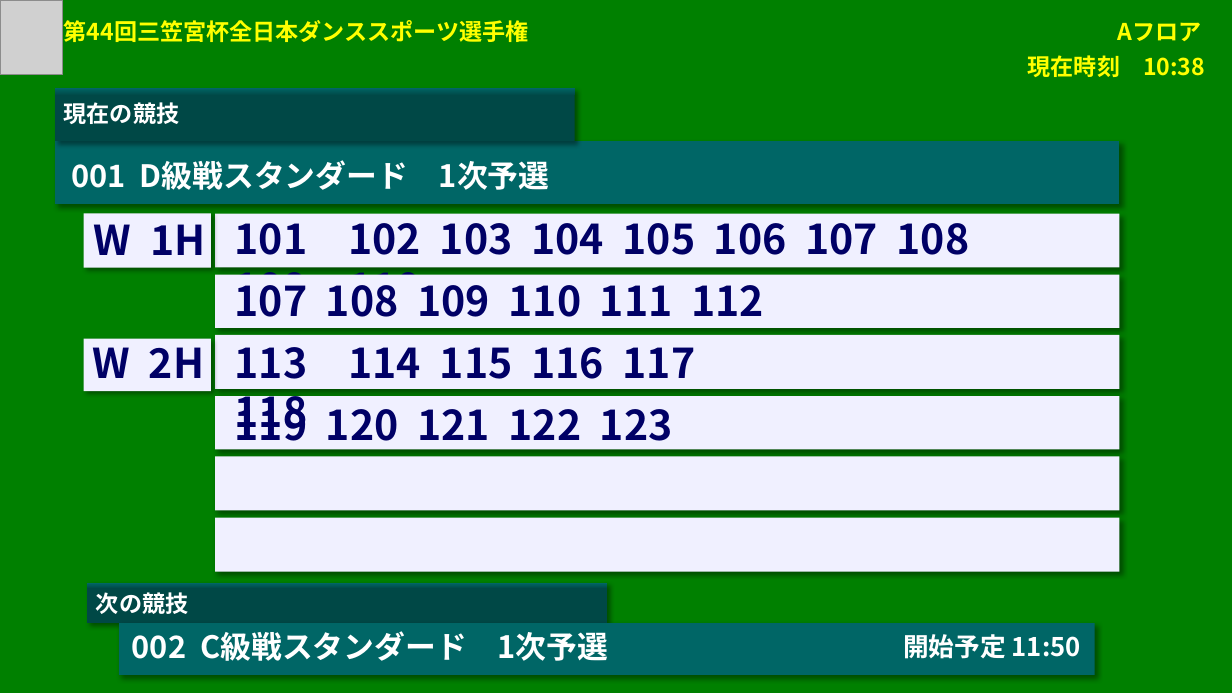
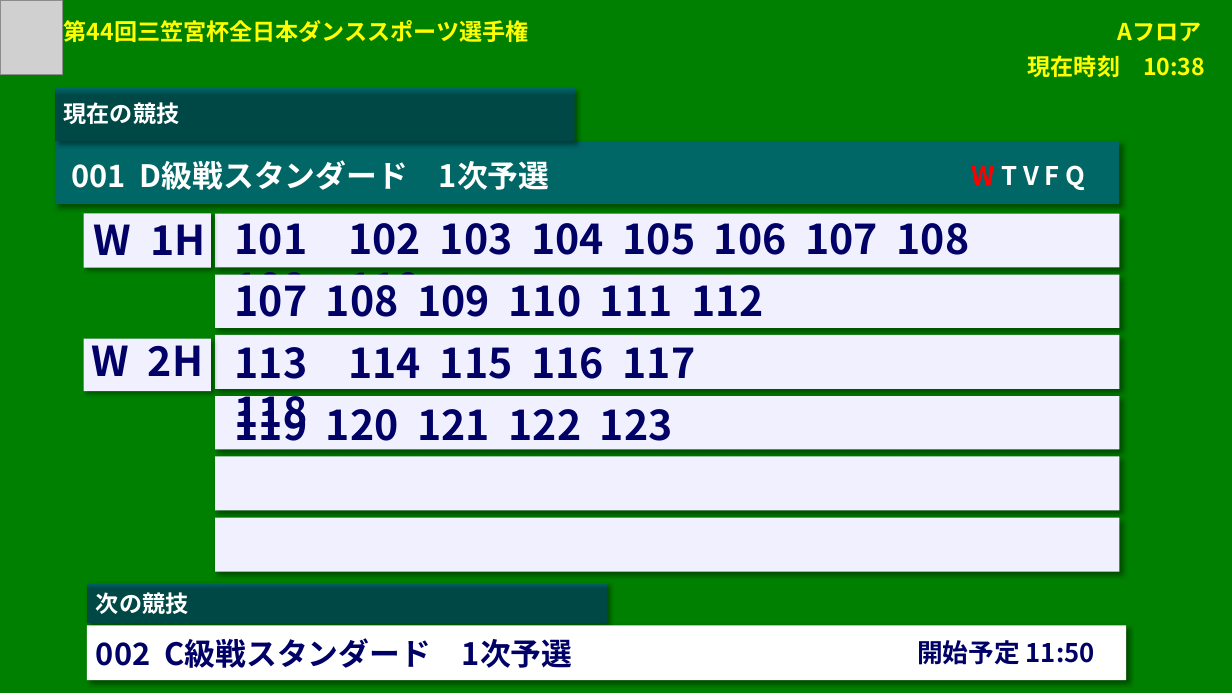
Before and after one commit to fumisaku/DSDsp, a slide deck: slide 7 of 画面デザイン.pptx. Drawn at 1232x693 pixels with LibreOffice and Linux fonts; fonts in the diff are those of the drawing; grey boxes stand for pictures. Boxes give left, top, right and bottom in pixels: in the first picture for what was removed or moved away, otherwise in the second. Text is boxed around its words. In the diff, an @@ line names an element or a change of style, - is before the commit and + after.

```diff
--- a/画面デザイン.pptx
+++ b/画面デザイン.pptx
@@ text added at [972, 165, 1086, 190], 20 pt, text #FFFFFF, bold @@
+W T V F Q
@@ rectangle: place and size @@
-rectangle at [119, 623, 1095, 676]
+rectangle at [87, 626, 1127, 680]
@@ rectangle at [87, 626, 1127, 680]: fill #006666 to #FFFFFF @@
@@ text "002 C級戦スタンダード 1次予選" at [96, 638, 573, 668]: text colour #FFFFFF to #000066 @@
@@ text "002 C級戦スタンダード 1次予選": place and size @@
-text "002 C級戦スタンダード 1次予選" at [132, 631, 609, 661]
+text "002 C級戦スタンダード 1次予選" at [96, 638, 573, 668]
@@ text "開始予定 11:50": place and size @@
-text "開始予定 11:50" at [903, 634, 1081, 659]
+text "開始予定 11:50" at [917, 640, 1095, 665]
@@ text "開始予定 11:50" at [917, 640, 1095, 665]: text colour #FFFFFF to #000066 @@
```
Also in this commit, not shown: 3 other slides changed, 11 slides added, 3 slides removed, 53 other files.
